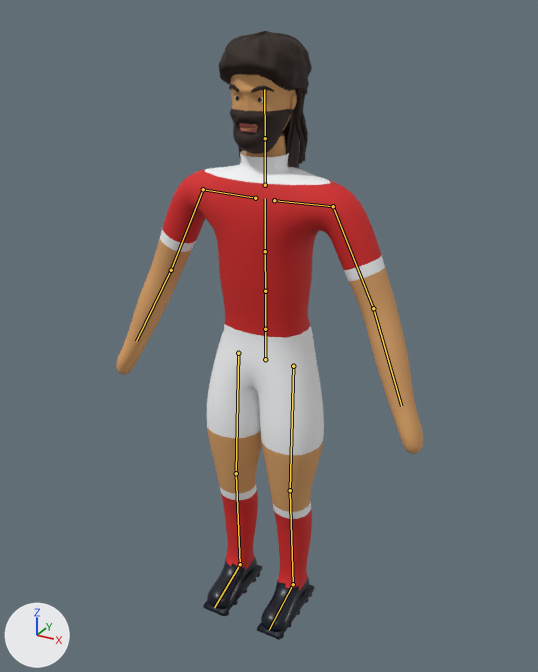
Two versions of the glTF model public/models/player.glb, one commit apart.
Camera for both pictures: a camera (50 mm lens) standing at (0.992, -1.784, 1.903) and looking at (0.063, -0.093, 1.058). Every picture has the same lights, and +X, +Y and +Z are marked at lower left. The first picture is the older version. The bones that change, and the others that lie on the model, are drawn over the model as lines.

In view in the first picture: 'Beard_full', 'Hair_afro', 'Hair_braids', 'Hair_curly', 'Hair_long', 'Player'.
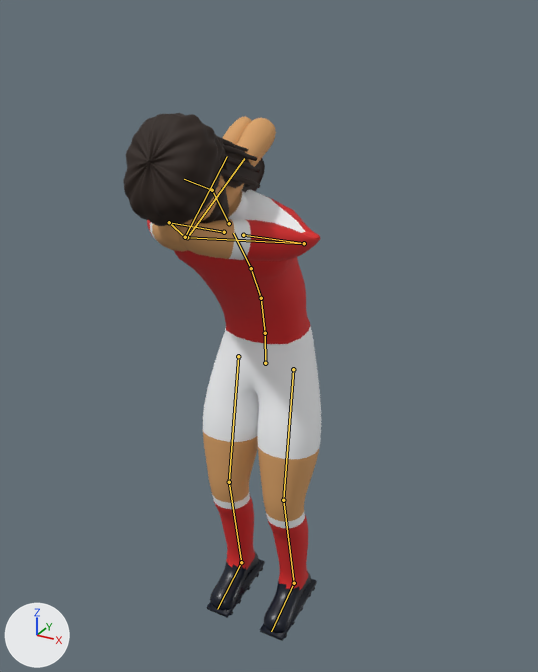
The newer file adds an action. The first version stands in its rest pose; the second is drawn at frame 10 of the action 'dejected'.

The edits, one by one:
Bone 'Hips' (bone_hips) moves from (0.0, 0.0, 0.0) to (0.0, -0.011, 0.0).
Bone 'Hips' (bone_hips) turns from (0, 0, 0) to (2, 0, 0) degrees about its own x, y and z.
Bone 'LeftUpLeg' (bone_leftupleg) turns from (0, 0, 0) to (-8, 0, 0) degrees about its own x, y and z.
Bone 'LeftLeg' (bone_leftleg) turns from (0, 0, 0) to (14, 0, 0) degrees about its own x, y and z.
Bone 'RightUpLeg' (bone_rightupleg) turns from (0, 0, 0) to (-8, 0, 0) degrees about its own x, y and z.
Bone 'RightLeg' (bone_rightleg) turns from (0, 0, 0) to (14, 0, 0) degrees about its own x, y and z.
Bone 'Spine' (bone_spine) turns from (0, 0, 0) to (8, 0, 0) degrees about its own x, y and z.
Bone 'Spine1' (bone_spine1) turns from (0, 0, 0) to (18, 0, 0) degrees about its own x, y and z.
Bone 'Spine2' (bone_spine2) turns from (0, 0, 0) to (8, 0, 0) degrees about its own x, y and z.
Bone 'LeftArm' (bone_leftarm) turns from (0, 0, 0) to (-150, 0, -26) degrees about its own x, y and z.
Bone 'LeftForeArm' (bone_leftforearm) turns from (0, 0, 0) to (-115, 0, 0) degrees about its own x, y and z.
Bone 'Head' (bone_head) turns from (0, 0, 0) to (30, 0, 0) degrees about its own x, y and z.
Bone 'RightArm' (bone_rightarm) turns from (0, 0, 0) to (-150, 0, 26) degrees about its own x, y and z.
Bone 'RightForeArm' (bone_rightforearm) turns from (0, 0, 0) to (-115, 0, 0) degrees about its own x, y and z.

Location of each change, [x1, y1, x2, y2] in pixels of the pictures (538 x 672 px):
'Player', posed (43% narrower, 7% shorter): before [116, 74, 423, 640]; after [147, 117, 321, 641]
'Hair_afro', posed: before [219, 31, 312, 94]; after [123, 113, 225, 226]
'Beard_full', posed: before [230, 109, 291, 154]; after [197, 187, 229, 223]
'Hair_long', posed: before [282, 106, 299, 169]; after [222, 152, 265, 192]
'Hair_braids', posed: before [238, 88, 308, 164]; after [221, 138, 260, 188]
'Hair_curly', posed (mostly hidden): before [284, 85, 307, 91]; after [216, 136, 225, 188]
bone 'Hips', root to tip: before (265, 359) to (265, 330); after (265, 363) to (265, 334)
bone 'LeftUpLeg', root to tip: before (293, 366) to (290, 490); after (293, 369) to (283, 500)
bone 'LeftLeg', root to tip: before (290, 490) to (293, 584); after (283, 500) to (294, 583)
bone 'RightUpLeg', root to tip: before (238, 353) to (236, 473); after (238, 356) to (229, 482)
bone 'RightLeg', root to tip: before (236, 473) to (240, 564); after (229, 482) to (241, 562)
bone 'Spine', root to tip: before (265, 329) to (265, 291); after (265, 333) to (261, 298)
bone 'Spine1', root to tip: before (265, 291) to (265, 251); after (261, 298) to (251, 268)
bone 'Spine2', root to tip: before (265, 251) to (265, 198); after (251, 268) to (233, 233)
bone 'LeftArm', root to tip: before (333, 206) to (373, 308); after (304, 243) to (187, 237)
bone 'LeftForeArm', root to tip: before (373, 308) to (401, 406); after (187, 237) to (244, 158)
bone 'Head', root to tip: before (265, 138) to (264, 89); after (212, 190) to (184, 179)
bone 'RightArm', root to tip: before (203, 189) to (171, 270); after (169, 222) to (185, 237)
bone 'RightForeArm', root to tip: before (171, 270) to (136, 341); after (185, 237) to (227, 156)
